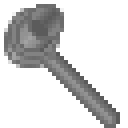
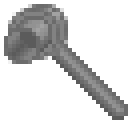
Layers edited between the first and the second w=128, h=128 image:
painted on "Layer #3" over [4, 4, 64, 64]
painted on "Layer #2" over [12, 12, 56, 56]
painted on "Layer copy" over [8, 8, 60, 60]
painted on "Layer" over [4, 4, 68, 68]
painted on "Pasted Layer" over [4, 4, 44, 44]
painted on "Pasted Layer #1" over [32, 32, 72, 72]
painted on "soft_chisel.png" over [4, 4, 128, 128]
